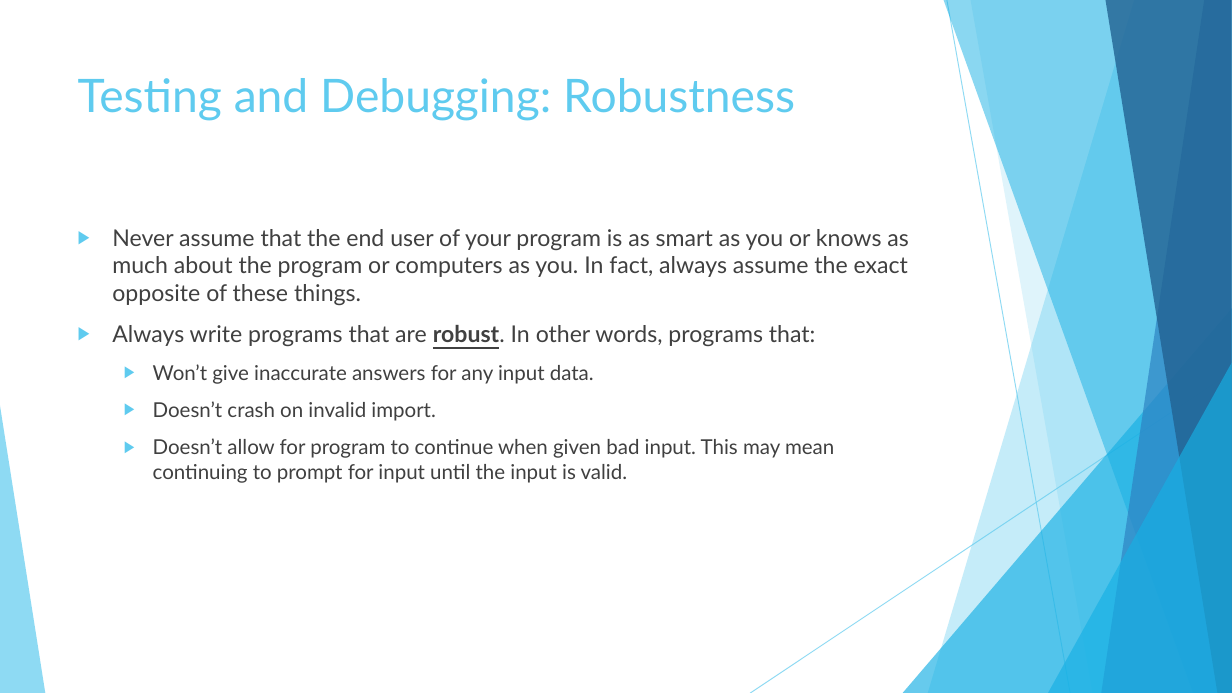
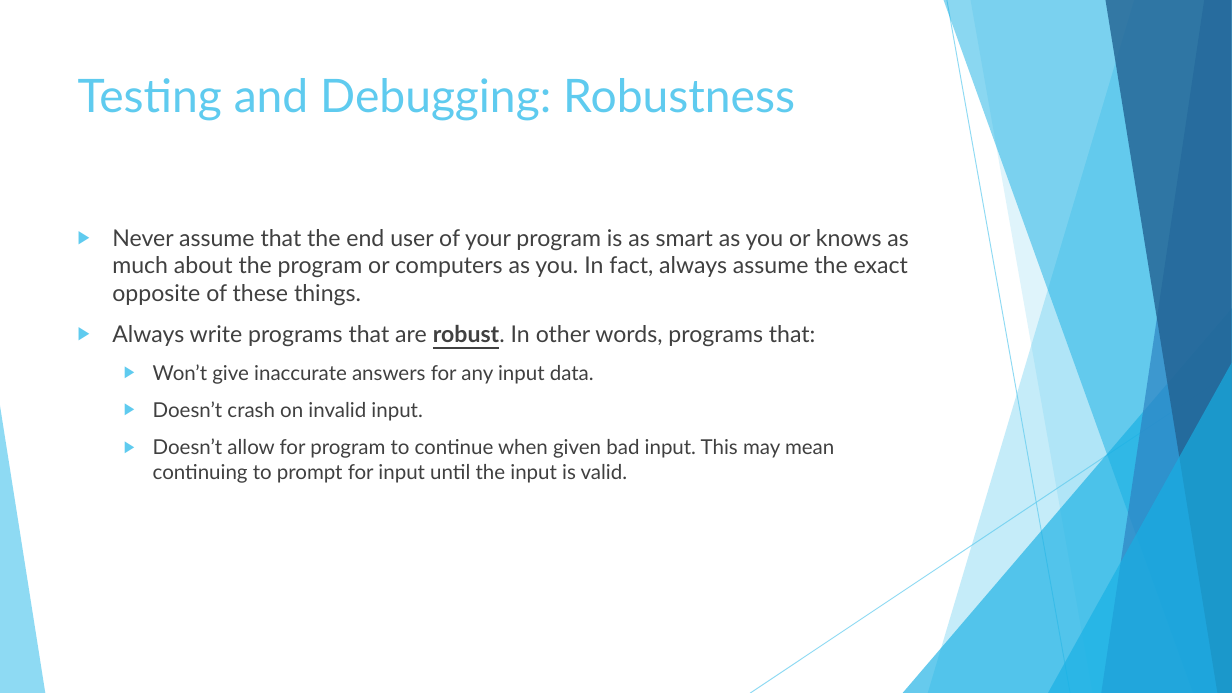
Before and after one commit to JoseRivas1998/AP-Computer-Science-Course-Material, a slide deck: slide 8 of 4.1.The Software Development Life Cycle.pptx. Drawn at 1232x693 pixels with LibreOffice and Linux fonts; fonts in the diff are those of the drawing. Boxes give left, top, right and bottom in pixels: in the first picture for what was removed or moved away, otherwise in the second. Text is boxed around its words. In the diff, an @@ line names an element or a change of style, - is before the commit and + after.

Commit message:
Another typo

```diff
--- a/4.1.The Software Development Life Cycle.pptx
+++ b/4.1.The Software Development Life Cycle.pptx
@@ text at (x1=153, y1=401, x2=422, y2=421): text changed @@
-  ▶ Doesn’t crash on invalid import.
+  ▶ Doesn’t crash on invalid input.
```
